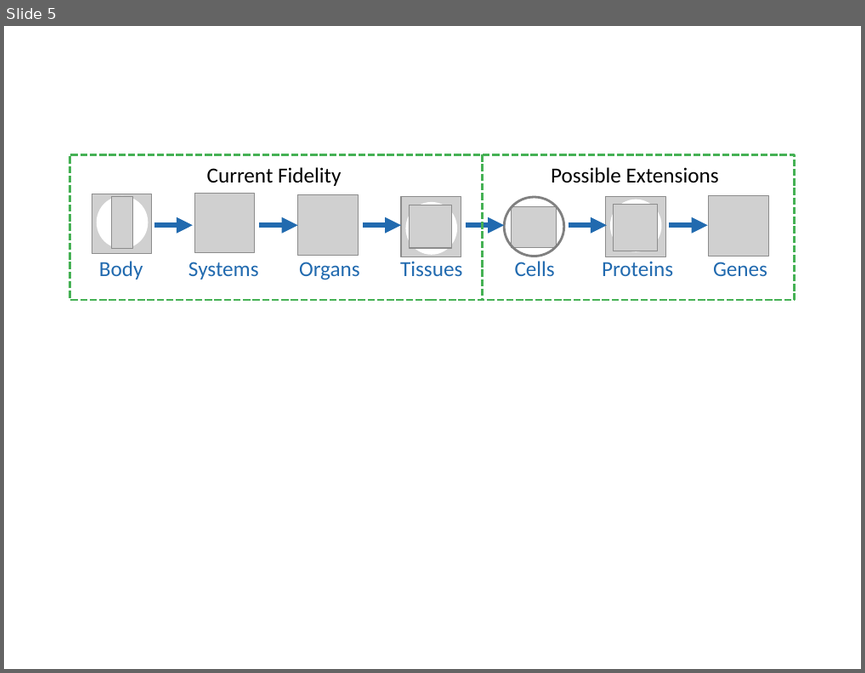
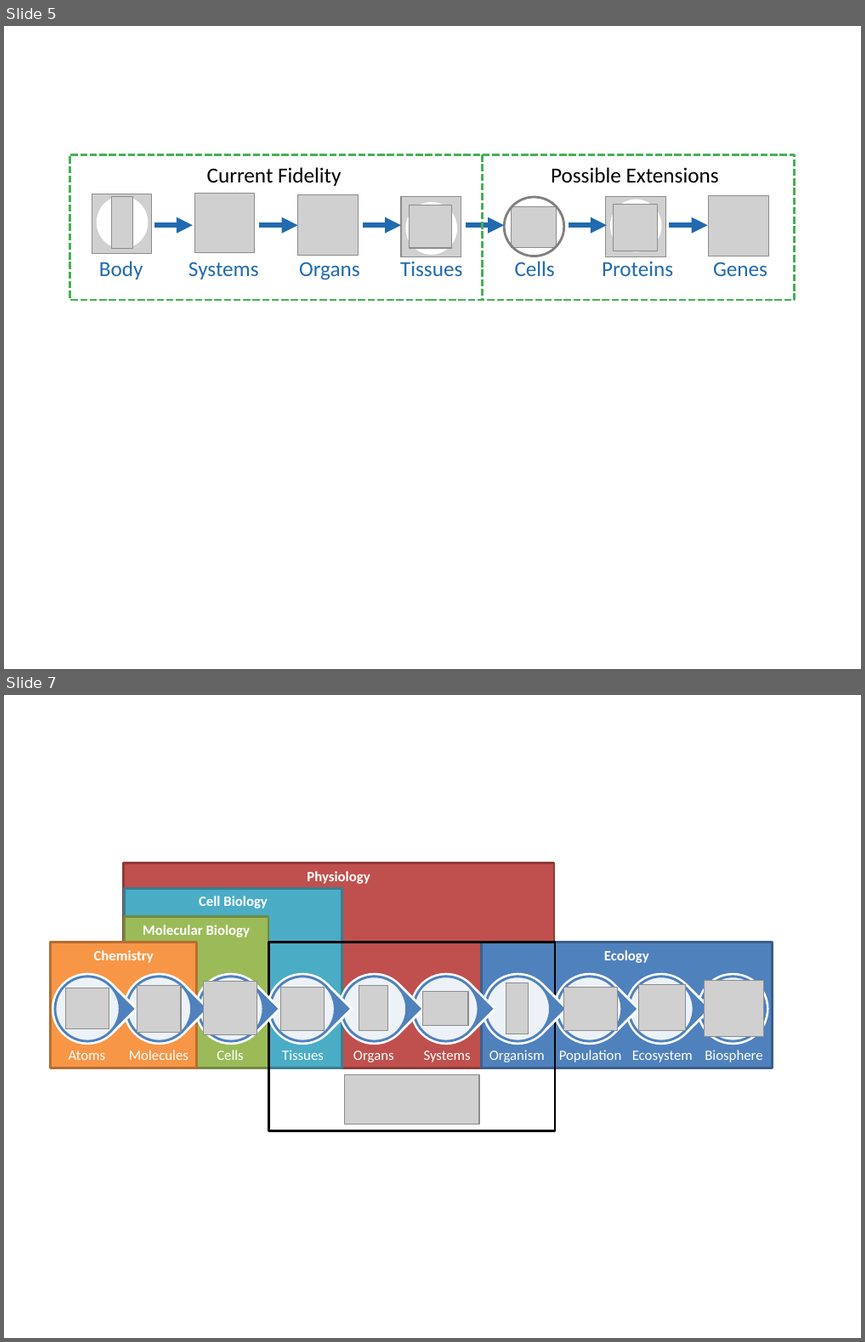
Before and after one commit to shawnhuyiwen/pulse, a slide deck: docs/Figures/SystemWorking.pptx. Shown one above the other, each under a label of ours: slide 5 before the commit, slides 5 and 7 after it; the slides between them are not shown. The pictures are 865x673 and 865x1342 pixels, drawn with LibreOffice and Linux fonts; fonts in the diff are those of the drawing; grey boxes stand for pictures. Boxes give left, top, right and bottom in pixels: in the first picture for what was removed or moved away, otherwise in the second. Text is boxed around its words. In the diff, an @@ line names an element or a change of style, - is before the commit and + after.

```diff
--- a/docs/Figures/SystemWorking.pptx
+++ b/docs/Figures/SystemWorking.pptx
@@ slide 7 added at <box>4,695,861,1338</box>, background #FFFFFF @@
@@ rectangle added at <box>123,863,554,1067</box>, fill #C0504D, outline #8E3B39 2 pt, 12 pt, text #FFFFFF, bold @@
+Physiology
@@ rectangle added at <box>124,888,341,1067</box>, fill #4BACC6, outline #377F92 2 pt, 12 pt, text #FFFFFF, bold @@
+Cell Biology
@@ rectangle added at <box>124,916,268,1067</box>, fill #9BBB59, outline #738A42 2 pt, 12 pt, text #FFFFFF, bold @@
+Molecular Biology
@@ rectangle added at <box>50,941,197,1067</box>, fill #F79646, outline #B76F34 2 pt, 12 pt, text #FFFFFF, bold @@
+Chemistry
@@ rectangle added at <box>268,941,555,1130</box>, outline #000000 2 pt @@
@@ rectangle added at <box>481,941,772,1067</box>, fill #4F81BD, outline #3A5F8C 2 pt, 12 pt, text #FFFFFF, bold @@
+Ecology
@@ group added at <box>39,960,767,1058</box>: 11 ellipses, 9 teardrops @@
@@ picture added at <box>66,988,109,1029</box> @@
@@ picture added at <box>137,985,181,1032</box> @@
@@ picture added at <box>204,981,256,1034</box> @@
@@ picture added at <box>281,987,324,1030</box> @@
@@ picture added at <box>359,986,389,1030</box> @@
@@ picture added at <box>423,992,468,1026</box> @@
@@ picture added at <box>506,983,528,1034</box> @@
@@ picture added at <box>563,987,618,1030</box> @@
@@ picture added at <box>639,984,685,1030</box> @@
@@ picture added at <box>704,981,764,1036</box> @@
@@ text added at <box>69,1050,106,1060</box>, 12 pt, text #FFFFFF @@
+Atoms
@@ text added at <box>129,1049,188,1060</box>, 12 pt, text #FFFFFF @@
+Molecules
@@ text added at <box>216,1049,244,1060</box>, 12 pt, text #FFFFFF @@
+Cells
@@ text added at <box>282,1049,324,1060</box>, 12 pt, text #FFFFFF @@
+Tissues
@@ text added at <box>353,1050,394,1062</box>, 12 pt, text #FFFFFF @@
+Organs
@@ text added at <box>424,1050,471,1062</box>, 12 pt, text #FFFFFF @@
+Systems
@@ text added at <box>489,1049,545,1062</box>, 12 pt, text #FFFFFF @@
+Organism
@@ text added at <box>559,1049,622,1062</box>, 12 pt, text #FFFFFF @@
+Population
@@ text added at <box>632,1050,692,1062</box>, 12 pt, text #FFFFFF @@
+Ecosystem
@@ text added at <box>704,1049,762,1062</box>, 12 pt, text #FFFFFF @@
+Biosphere
@@ picture added at <box>344,1075,478,1124</box> @@
```
Also in this commit, not shown: 1 slide changed, 10 other files.
